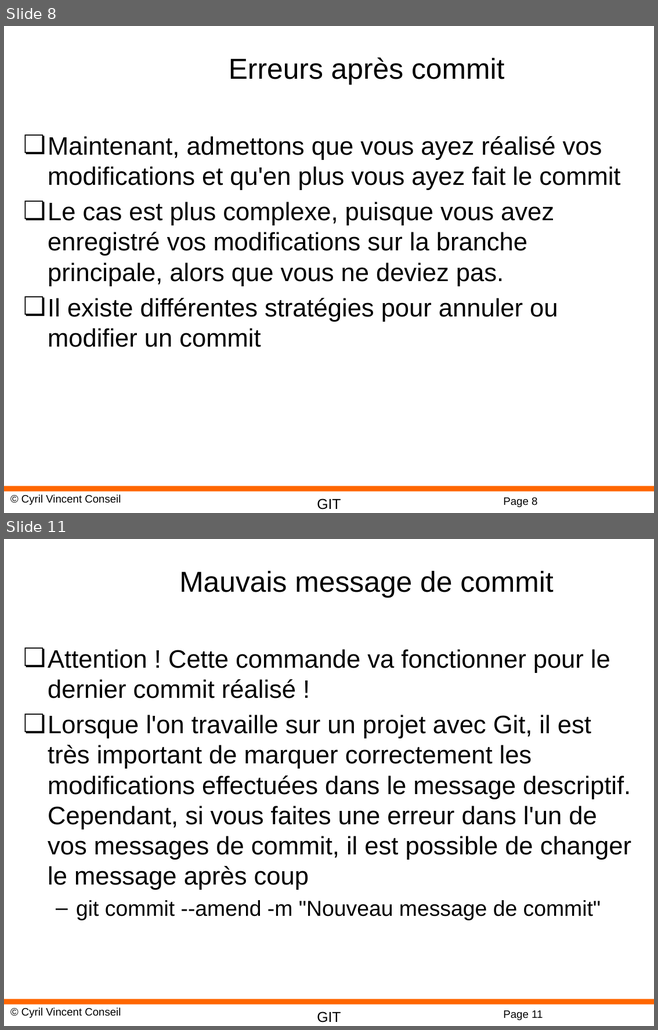
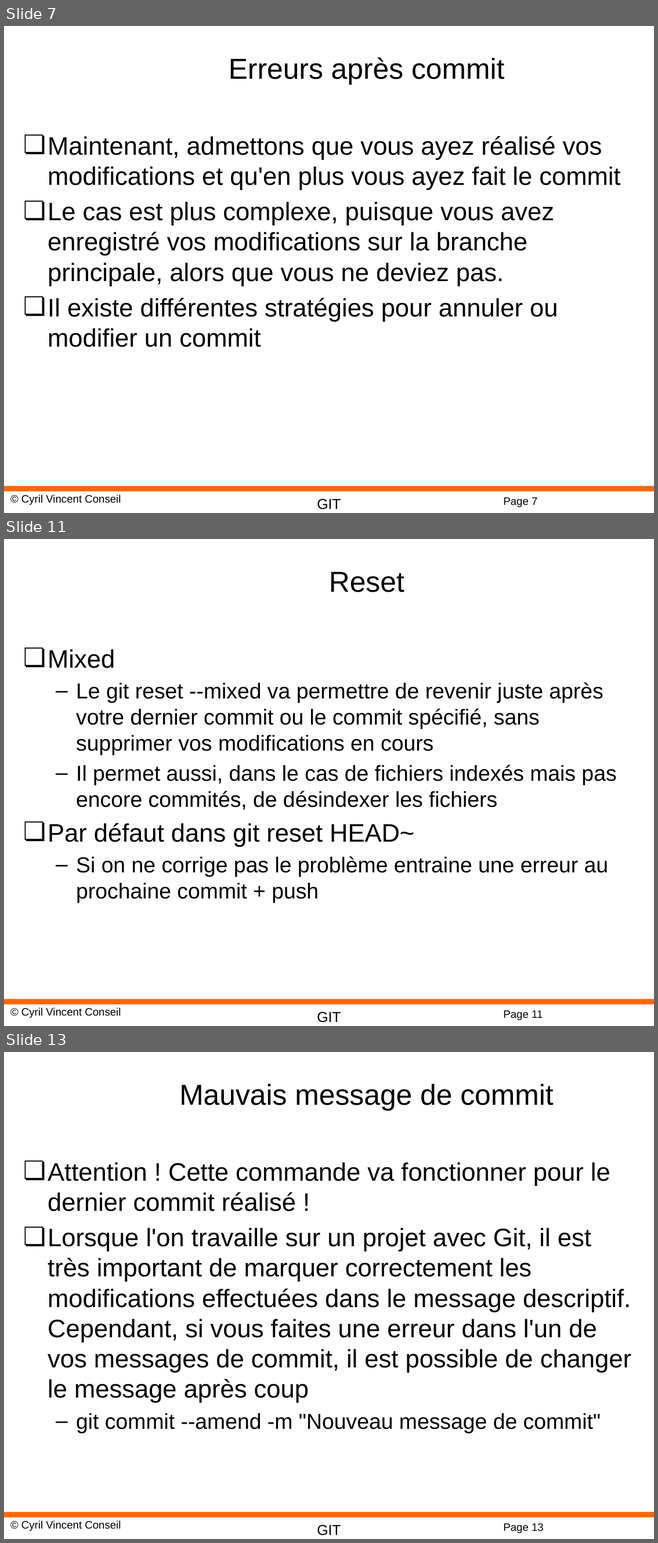
Before and after one commit to cyrilvincent/git, a slide deck: ppt/GIT05-Conflicts.pptx. Shown one above the other, each under a label of ours: slides 8 and 11 before the commit, slides 7, 11 and 13 after it; the slides between them are not shown. The pictures are 658x1030 and 658x1543 pixels, drawn with LibreOffice and Linux fonts; fonts in the diff are those of the drawing; background and template pictures are left out. Boxes give left, top, right and bottom in pixels: in the first picture for what was removed or moved away, otherwise in the second. Text is boxed around its words. In the diff, an @@ line names an element or a change of style, - is before the commit and + after.

```diff
--- a/ppt/GIT05-Conflicts.pptx
+++ b/ppt/GIT05-Conflicts.pptx
@@ slide 11 added at (4, 539, 654, 1026), background #FFFFFF; not listed: 4 template elements that a slide beside it also shows @@
@@ title added at (329, 571, 404, 592), 32 pt, text #000000 @@
+Reset
@@ text added at (48, 649, 616, 903), 24 pt, text #000000 @@
+❏ Mixed
+  – Le git reset --mixed va permettre de revenir juste après votre dernier commit ou le commit spécifié, sans supprimer vos modifications en cours
+  – Il permet aussi, dans le cas de fichiers indexés mais pas encore commités, de désindexer les fichiers
+❏ Par défaut dans git reset HEAD~
+  – Si on ne corrige pas le problème entraine une erreur au prochaine commit + push
@@ what was slide 8 is now slide 7 @@
@@ page number at (503, 498, 537, 507): text changed @@
-Page 8
+Page 7
@@ what was slide 11 is now slide 13 @@
@@ page number at (503, 1524, 543, 1533): text changed @@
-Page 11
+Page 13
```
Also in this commit, not shown: 3 slides changed, 7 other slides added, 1 other file.
